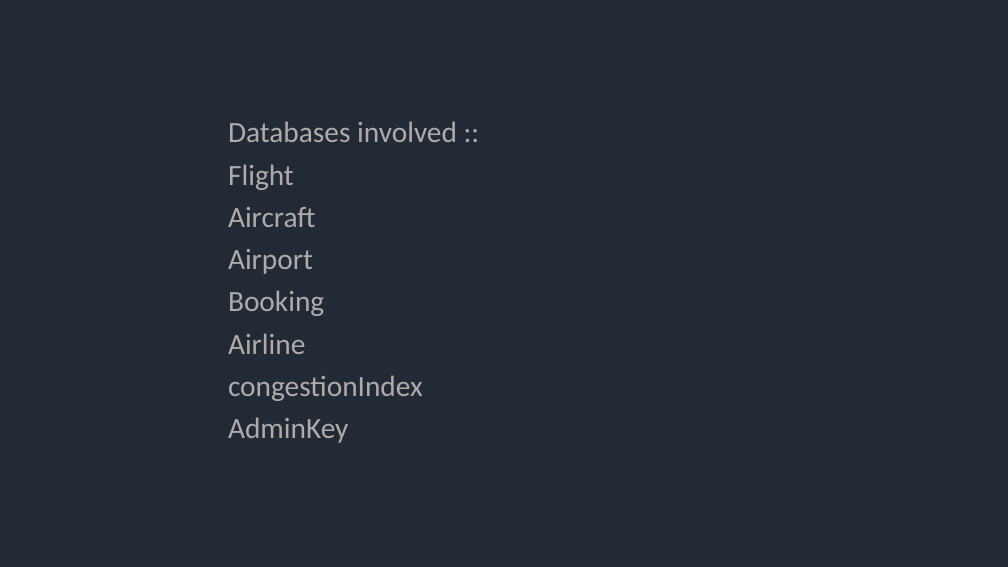
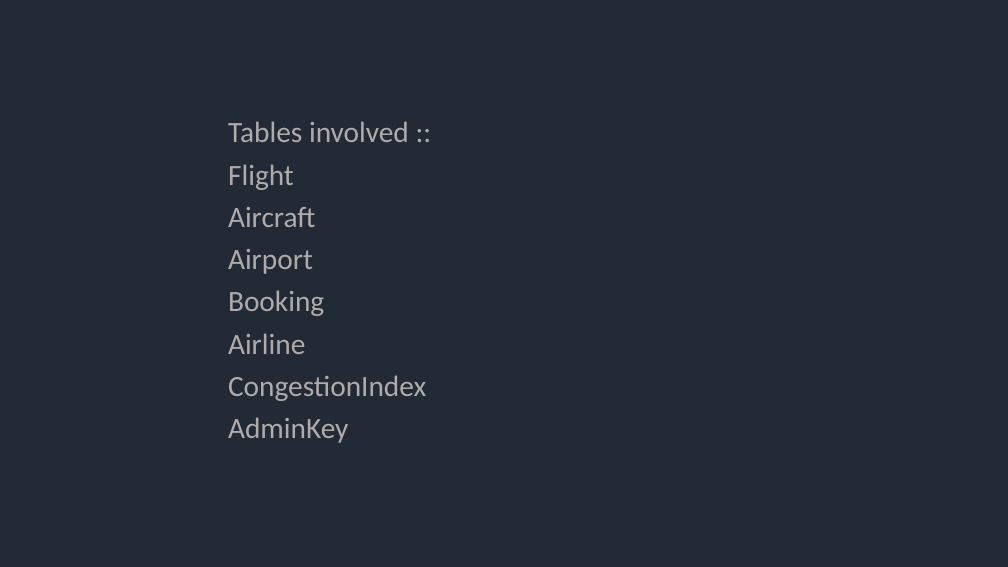
Before and after one commit to koderkushy/AirFlow-Django-Project-, a slide deck: slide 6 of AirFlow.pptx. Drawn at 1008x567 pixels with LibreOffice and Linux fonts; fonts in the diff are those of the drawing. Boxes give left, top, right and bottom in pixels: in the first picture for what was removed or moved away, otherwise in the second. Text is boxed around its words. In the diff, an @@ line names an element or a change of style, - is before the commit and + after.

```diff
--- a/AirFlow.pptx
+++ b/AirFlow.pptx
@@ text at box(228, 121, 409, 142): text changed @@
-Databases involved ::
+Tables involved ::
@@ text at box(228, 375, 426, 401): text changed @@
-congestionIndex
+CongestionIndex
```
Also in this commit, not shown: 6 other slides changed, 1 other file.
